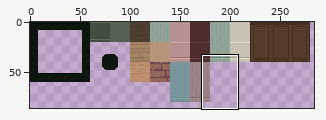
File history of a sprite sheet, Assets/Sprites/Tileset/house_tiles.png. Above, an overview of the earlier version with the close-up marked.
Close-up. Earlier state:
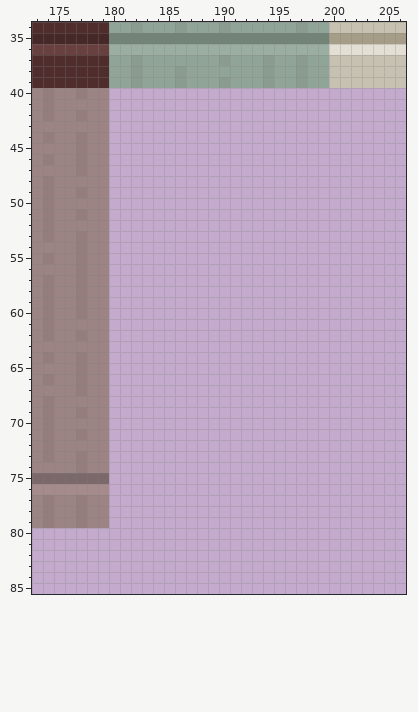
The file is 400x400 pixels. Colours within 5 levels of each other are drawn and written as one. Shown: x 173..206, y 34..85. The wide view leaves out empty margins.
The result:
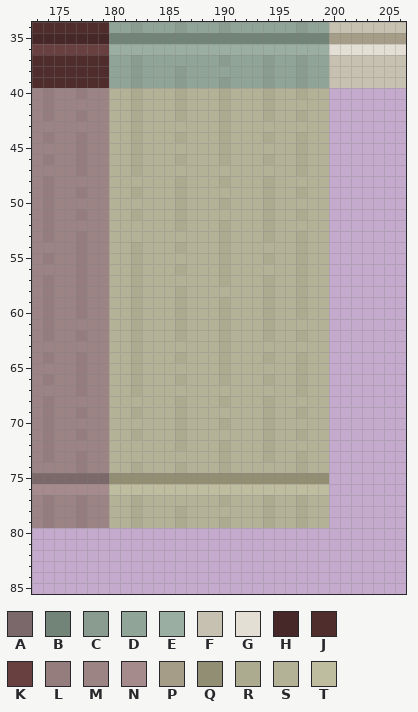
Palette (. is transparent): A #7b686a  B #728377  C #8a9c90  D #91a498  E #9aaea1  F #c6c1b0  G #e3dfd4  H #462828  J #4f2d2d  K #694040  L #957d7e  M #9c8384  N #a68b8c  P #a59d88  Q #928e73  R #acaa8f  S #b4b296  T #bfbda0
The edit:
Changed rows in their new state; - is an unchanged pixel.
first column x 180:
40 SSRSSSRSSSRSSSRSSRSS
41 SSRSSSRSSSRSSSRSSSSS
42 SSRSSSRSSSRSSSRSSRSS
43 SSRSSSSSSSRSSSSSSSSS
44 SSRSSSRSSSRSSSRSSRSS
45 SSRSSSSSSSRSSSSSSRSS
46 SSRSSSRSSSRSSSRSSRSS
47 SSRSSSSSSSSSSSSSSRSS
48 SSSSSSRSSSRSSSRSSSSS
49 SSRSSSRSSSSSSSRSSRSS
50 SSSSSSRSSSRSSSRSSSSS
51 SSRSSSRSSSSSSSRSSRSS
52 SSSSSSRSSSRSSSRSSSSS
53 SSSSSSSSSSRSSSRSSRSS
54 SSRSSSRSSSRSSSSSSRSS
55 SSRSSSSSSSRSSSRSSRSS
56 SSRSSSRSSSRSSSSSSRSS
57 SSRSSSSSSSRSSSRSSRSS
58 SSRSSSRSSSSSSSRSSRSS
59 SSRSSSRSSSRSSSRSSRSS
60 SSRSSSRSSSRSSSRSSRSS
61 SSRSSSRSSSRSSSRSSSSS
62 SSRSSSRSSSRSSSRSSRSS
63 SSRSSSSSSSRSSSSSSSSS
64 SSRSSSRSSSRSSSRSSRSS
65 SSRSSSSSSSRSSSSSSRSS
66 SSRSSSRSSSRSSSRSSRSS
67 SSRSSSSSSSSSSSSSSRSS
68 SSSSSSRSSSRSSSRSSSSS
69 SSRSSSRSSSSSSSRSSRSS
70 SSSSSSRSSSRSSSRSSSSS
71 SSRSSSRSSSSSSSRSSRSS
72 SSSSSSRSSSRSSSRSSSSS
73 SSSSSSSSSSRSSSRSSRSS
74 SSRSSSRSSSRSSSSSSRSS
75 QQQQQQQQQQQQQQQQQQQQ
76 TTTTTTTTTTTTTTTTTTTT
77 SSRSSSSSSSRSSSRSSRSS
78 SSRSSSRSSSSSSSRSSRSS
79 SSRSSSRSSSRSSSRSSRSS
Boxes around the changes in both close-ups, in picture pixels (x1, y1, x2, y2):
added: (109, 88, 329, 528)
